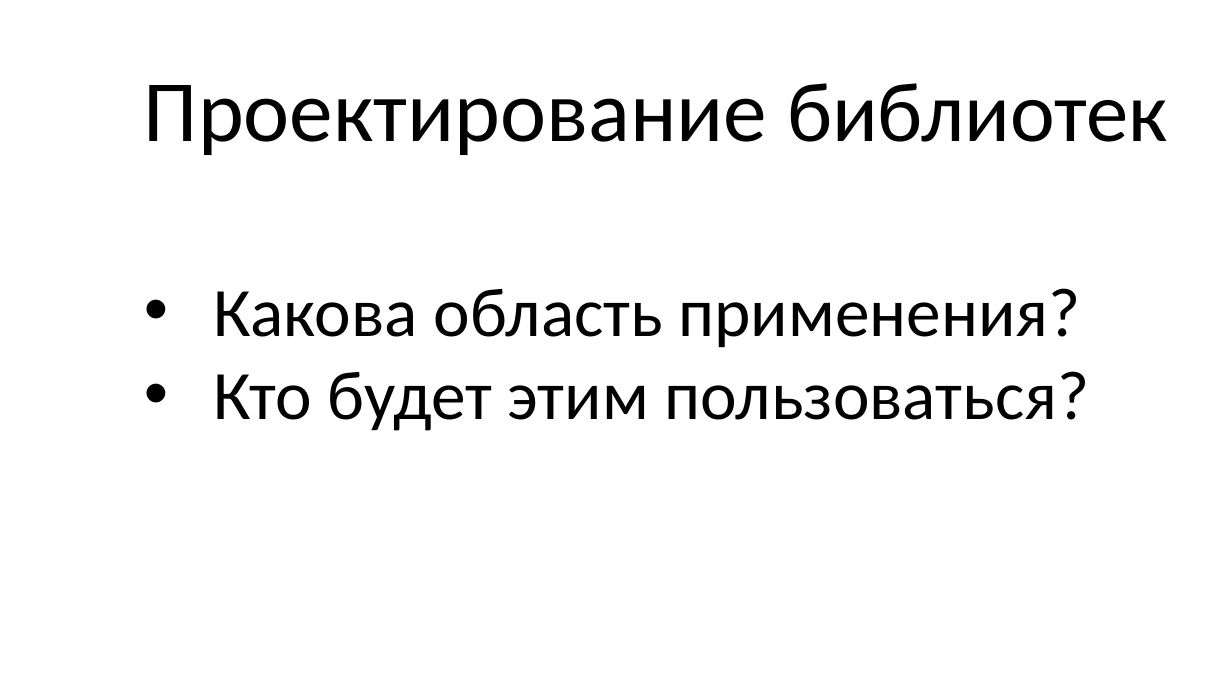
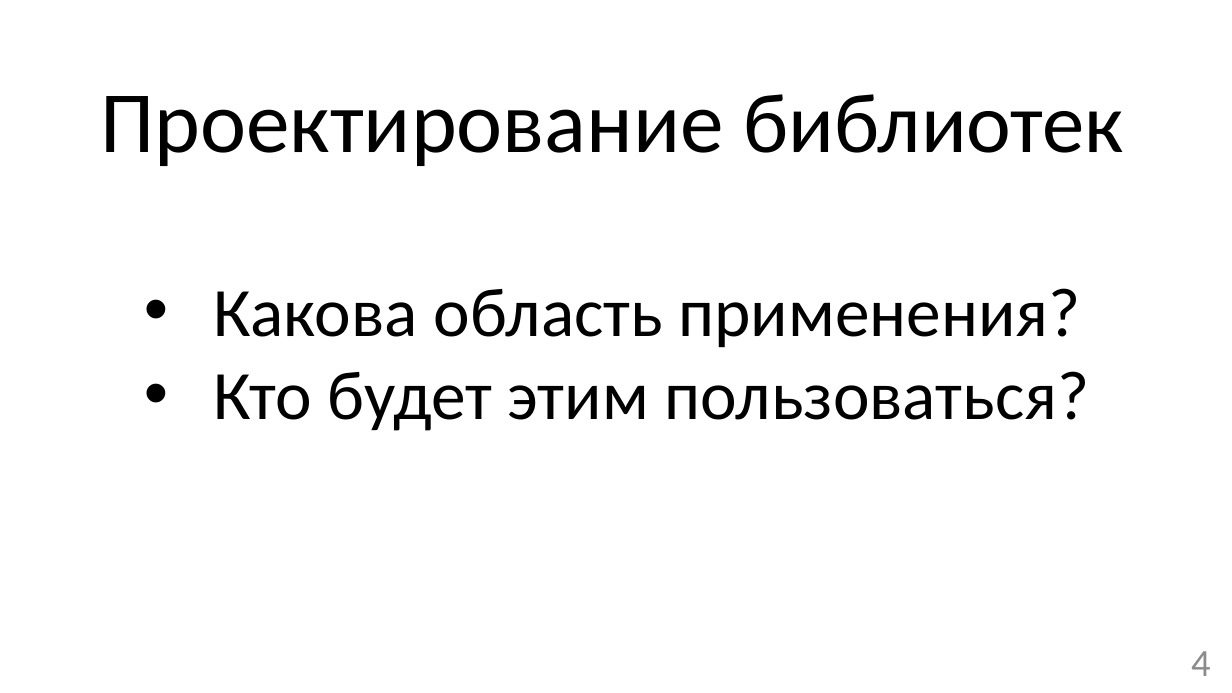
Before and after one commit to mrAdiy/rmsc_bak, a slide deck: slide 4 of Презентация бакалаврской SPEECH.pptx. Drawn at 1232x693 pixels with LibreOffice and Linux fonts; fonts in the diff are those of the drawing. Boxes give left, top, right and bottom in pixels: in the first picture for what was removed or moved away, otherwise in the second. Text is boxed around its words. In the diff, an @@ line names an element or a change of style, - is before the commit and + after.

```diff
--- a/Презентация бакалаврской SPEECH.pptx
+++ b/Презентация бакалаврской SPEECH.pptx
@@ text "Проектирование библиотек": place and size @@
-text "Проектирование библиотек" at bbox=[144, 83, 1168, 155]
+text "Проектирование библиотек" at bbox=[100, 94, 1125, 166]
@@ page number added at bbox=[1191, 651, 1210, 676], 30 pt, text #8C8C8C @@
+4
```
Also in this commit, not shown: 15 other slides changed, 1 slide added, 1 slide removed, 5 other files.
